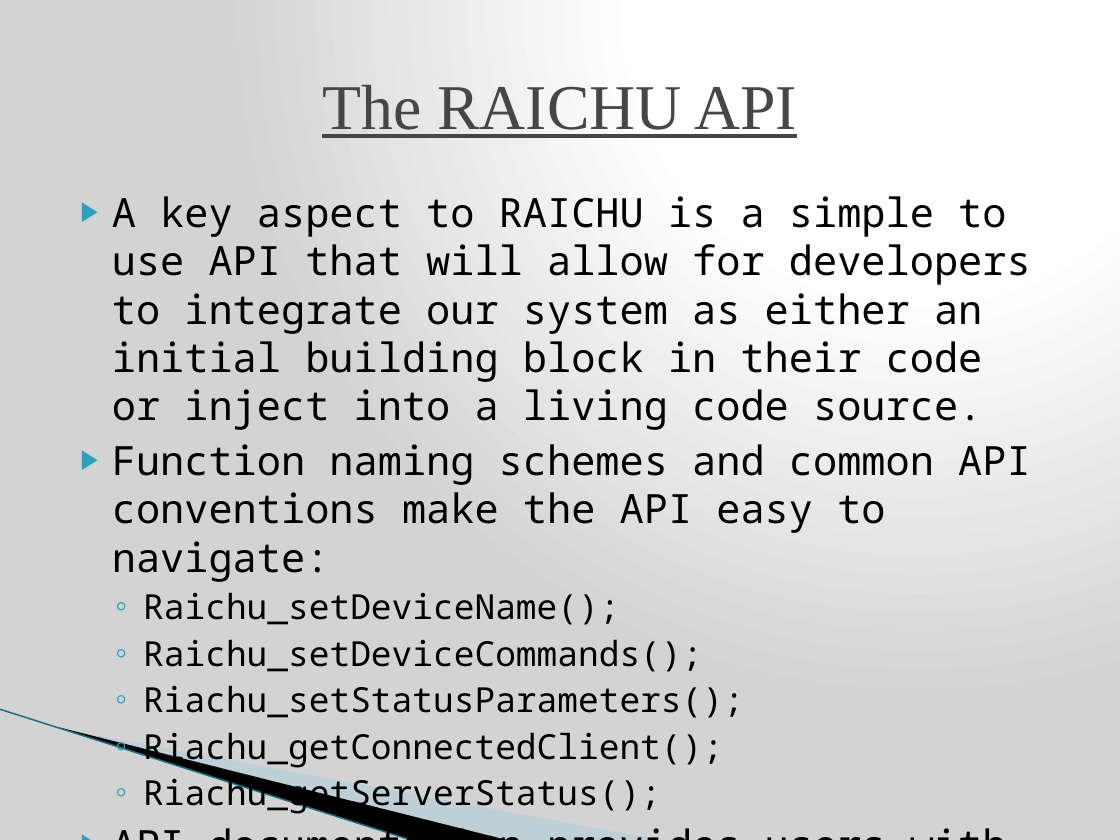
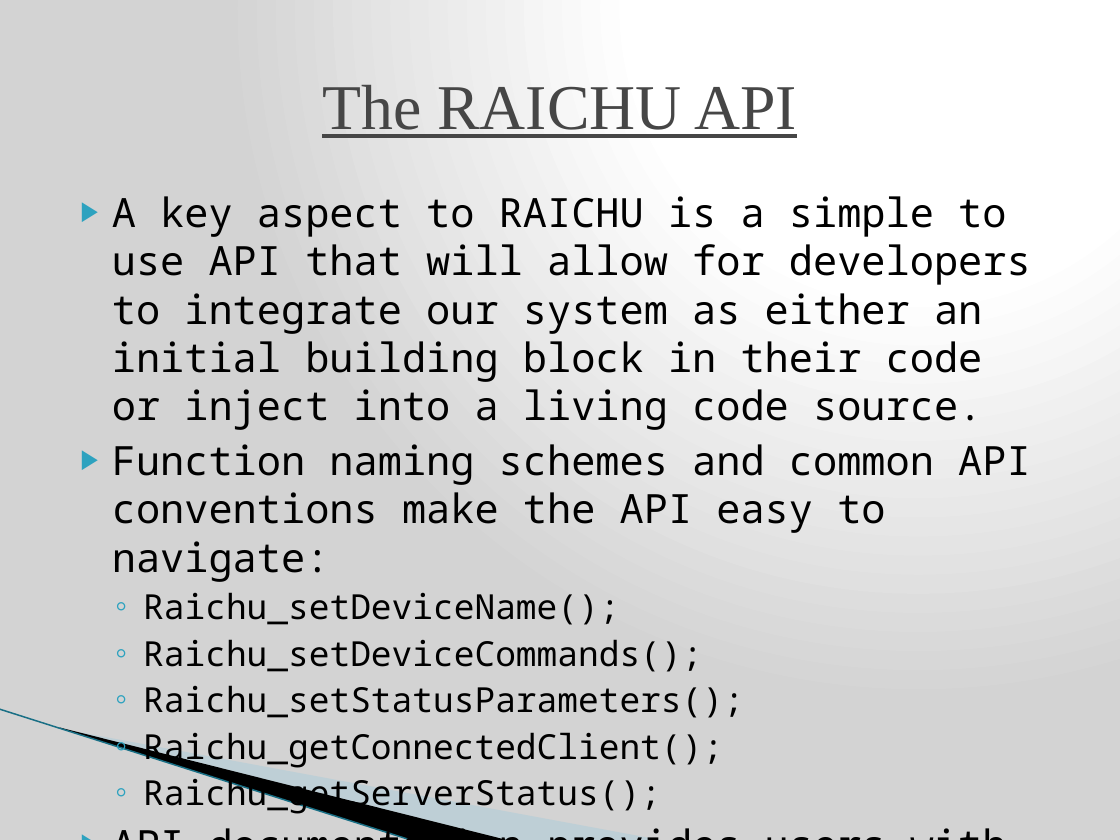
Before and after one commit to nomastmas/raichu, a slide deck: slide 13 of docs/final_presentation_release.pptx. Drawn at 1120x840 pixels with LibreOffice and Linux fonts; fonts in the diff are those of the drawing; background and template pictures are left out. Boxes give left, top, right and bottom in pixels: in the first picture for what was removed or moved away, otherwise in the second. Text is boxed around its words. In the diff, an @@ line names an element or a change of style, - is before the commit and + after.

```diff
--- a/docs/final_presentation_release.pptx
+++ b/docs/final_presentation_release.pptx
@@ text at bbox=[143, 685, 744, 815]: text changed @@
-  ◦ Riachu_setStatusParameters();
-  ◦ Riachu_getConnectedClient();
-  ◦ Riachu_getServerStatus();
+  ◦ Raichu_setStatusParameters();
+  ◦ Raichu_getConnectedClient();
+  ◦ Raichu_getServerStatus();
```
Also in this commit, not shown: 2 other slides changed, 1 other file.
